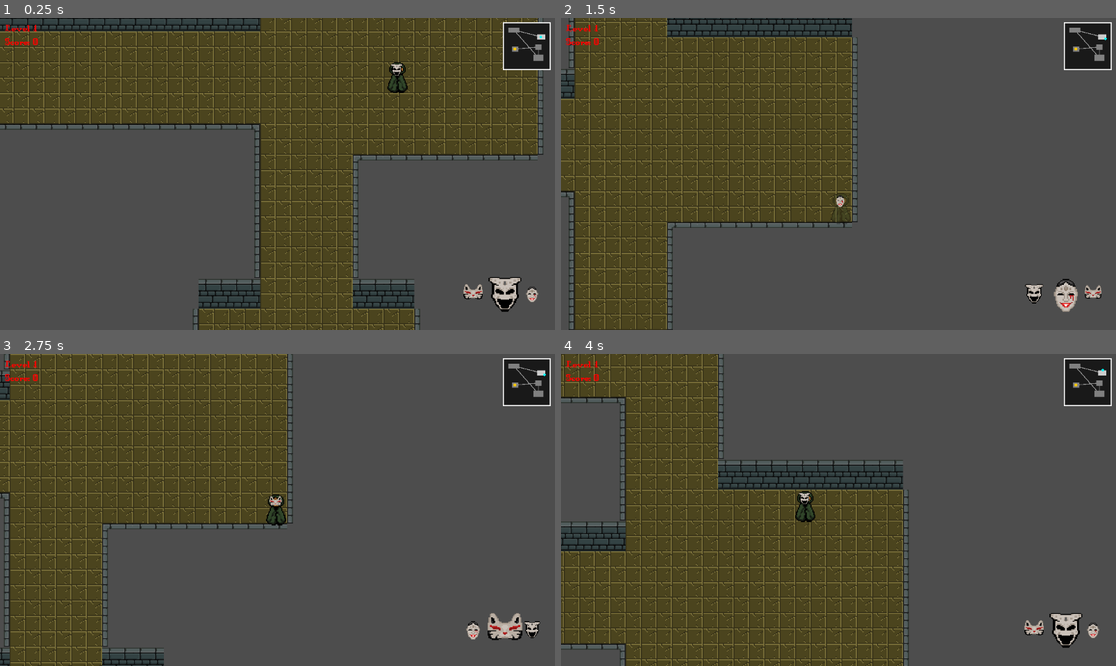
Above: before the commit, frames 1-4 (two rows, left to right).
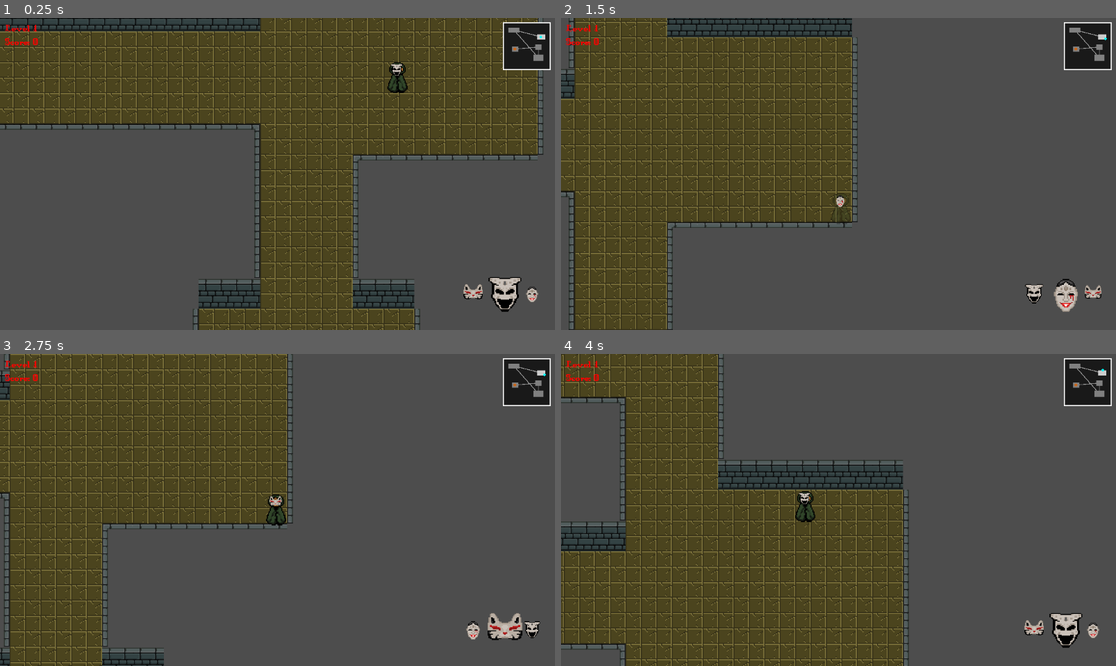
Above: after the commit, the same moments.

Repository: afilipovski/masked-descent
Game: Godot game, scene res://scenes/main.tscn
Same seed, same stepped clock (60 frames per second), same inputs: the game is played once before the commit and once after it.
Inputs:
- Up to frame 1 (0.25 s): no input
- Up to frame 2 (1.5 s): tap Enter (ui_accept) at 0.5, 0.77 s; hold D (move_right) 0.53-1.28 s; hold Tab (cycle_mask) 0.53-1.28 s; hold S (move_down) from 1.28 s (still down); tap Shift (sprint) at 1.35 s
- Up to frame 3 (2.75 s): tap Enter (ui_accept) at 1.52 s; release S (move_down) at 2.03 s; hold D (move_right) from 2.03 s (still down); hold Tab (cycle_mask) from 2.03 s (still down)
- Up to frame 4 (4 s): release D (move_right) at 2.78 s; release Tab (cycle_mask) at 2.78 s; hold W (move_up) 2.78-3.53 s; tap Shift (sprint) at 2.85 s; tap Enter (ui_accept) at 3.02, 3.77 s; hold A (move_left) from 3.53 s (still down); hold Tab (cycle_mask) from 3.53 s (still down)

The runs differ from the first frame. In frame 1, less than 0.1% of the frame differs, in the area x 92-94%, y 9-11%; in frame 2, less than 0.1%; in frame 3, less than 0.1%; in frame 4, less than 0.1%.

Commit message:
Set up trapdoor system

Diff:
--- a/scenes/main.tscn
+++ b/scenes/main.tscn
@@ -19,6 +19,7 @@
 [ext_resource type="Texture2D" uid="uid://5wk2217drca7" path="res://assets/wall-w.png" id="7_wall_w"]
 [ext_resource type="Texture2D" uid="uid://clc2l7mydwmgc" path="res://assets/wall-corner-ne.png" id="8_wall_ne"]
 [ext_resource type="Texture2D" uid="uid://dux32kp2atja0" path="res://assets/wall-corner-nw.png" id="9_wall_nw"]
+[ext_resource type="Texture2D" path="res://assets/door.png" id="10_door"]
 
 [sub_resource type="TileSetAtlasSource" id="TileSetAtlasSource_0e48y"]
 texture = ExtResource("1_o6xl0")
@@ -68,6 +69,12 @@
 
 [sub_resource type="TileSetAtlasSource" id="TileSetAtlasSource_wall_nw"]
 texture = ExtResource("9_wall_nw")
+texture_region_size = Vector2i(32, 32)
+0:0/0 = 0
+0:0/0/physics_layer_0/polygon_0/points = PackedVector2Array(-16, -16, 16, -16, 16, 16, -16, 16)
+
+[sub_resource type="TileSetAtlasSource" id="TileSetAtlasSource_door"]
+texture = ExtResource("10_door")
 texture_region_size = Vector2i(32, 32)
 0:0/0 = 0
 0:0/0/physics_layer_0/polygon_0/points = PackedVector2Array(-16, -16, 16, -16, 16, 16, -16, 16)
@@ -84,6 +91,7 @@
 sources/6 = SubResource("TileSetAtlasSource_wall_w")
 sources/7 = SubResource("TileSetAtlasSource_wall_ne")
 sources/8 = SubResource("TileSetAtlasSource_wall_nw")
+sources/9 = SubResource("TileSetAtlasSource_door")
 
 [sub_resource type="CircleShape2D" id="CircleShape2D_4vge2"]
 
--- a/scripts/character_body_2d.gd
+++ b/scripts/character_body_2d.gd
@@ -8,6 +8,7 @@
 const SPRINT_MULTIPLIER = 1.8
 const FIRE_COOLDOWN = 0.5 # Seconds between shots
 const STAIRS_SOURCE = 2
+const DOOR_SOURCE = 9
 
 @export var max_health: int = 10
 @export var wall_collision_damage: int = 2
@@ -80,6 +81,7 @@
 		velocity.y = move_toward(velocity.y, 0, SPEED)
 
 	move_and_slide()
+	_check_door_collision()
 	check_stairs()
 
 	if sprite:
@@ -142,8 +144,21 @@
 		var tile_pos = tilemap.local_to_map(position)
 		var tile_source = tilemap.get_cell_source_id(0, tile_pos)
 
+		# Only allow descending on stairs (not door)
 		if tile_source == STAIRS_SOURCE:
 			descend_to_next_level()
+
+func _check_door_collision() -> void:
+	var tilemap = get_parent().get_node_or_null("TileMap")
+	if not tilemap or not tilemap.has_method("is_door_position"):
+		return
+
+	var tile_pos = tilemap.local_to_map(position)
+	if tilemap.is_door_position(tile_pos):
+		# Push player back from door
+		var door_world_pos = tilemap.map_to_local(tile_pos)
+		var push_direction = (position - door_world_pos).normalized()
+		position += push_direction * 2.0
 
 func descend_to_next_level() -> void:
 	var tilemap = get_parent().get_node_or_null("TileMap")
--- a/scripts/dungeon_generator.gd
+++ b/scripts/dungeon_generator.gd
@@ -20,14 +20,19 @@
 const WALL_W_SOURCE = 6
 const WALL_NE_SOURCE = 7
 const WALL_NW_SOURCE = 8
+const DOOR_SOURCE = 9
 const ATLAS_COORDS = Vector2i(0, 0)
 
 const ENEMY_SCENE = preload("res://scenes/enemies/dwarf.tscn")
 
 var rooms: Array[Rect2i] = []
 var room_connections: Array[Vector2i] = []
+var door_position: Vector2i = Vector2i.ZERO
+var total_enemies: int = 0
+var door_open: bool = false
 
 signal dungeon_generated(rooms_data: Array[Rect2i], stairs_position: Vector2i, connections: Array[Vector2i])
+signal door_opened()
 
 func _ready():
 	generate_dungeon()
@@ -36,6 +41,8 @@
 	clear()
 	rooms.clear()
 	room_connections.clear()
+	door_open = false
+	total_enemies = 0
 
 	fill_with_walls()
 
@@ -61,8 +68,8 @@
 	# Phase 2: Texture walls with appropriate tile types
 	texture_walls()
 
-	place_stairs()
-	spawn_enemies()
+	place_door()
+	total_enemies = spawn_enemies()
 
 
 	var stairs_pos = Vector2i.ZERO
@@ -70,7 +77,7 @@
 		stairs_pos = get_room_center(rooms[-1])
 
 	dungeon_generated.emit(rooms, stairs_pos, room_connections)
-	print("Generated dungeon with ", rooms.size(), " rooms")
+	print("Generated dungeon with ", rooms.size(), " rooms and ", total_enemies, " enemies")
 
 func fill_with_walls():
 	for x in range(-map_width / 2, map_width / 2):
@@ -152,7 +159,7 @@
 
 		for cell in used_cells:
 			var source_id = get_cell_source_id(0, cell)
-			if source_id == FLOOR_SOURCE or source_id == STAIRS_SOURCE:
+			if source_id == FLOOR_SOURCE or source_id == STAIRS_SOURCE or source_id == DOOR_SOURCE:
 				continue
 
 			# Check if this wall is surrounded by floor on opposite sides
@@ -178,7 +185,7 @@
 	for cell in used_cells:
 		var source_id = get_cell_source_id(0, cell)
 		# Only texture wall tiles
-		if source_id != FLOOR_SOURCE and source_id != STAIRS_SOURCE:
+		if source_id != FLOOR_SOURCE and source_id != STAIRS_SOURCE and source_id != DOOR_SOURCE:
 			var wall_type = get_wall_type_for_position(cell)
 			set_cell(0, cell, wall_type, ATLAS_COORDS)
 
@@ -233,18 +240,18 @@
 		return map_to_local(center)
 	return Vector2.ZERO
 
-func place_stairs():
+func place_door():
 	if rooms.size() > 0:
 		var last_room = rooms[-1]
-		var stairs_pos = get_room_center(last_room)
-		set_cell(0, stairs_pos, STAIRS_SOURCE, ATLAS_COORDS)
-		print("Placed stairs at: ", stairs_pos)
-
-func spawn_enemies():
+		door_position = get_room_center(last_room)
+		set_cell(0, door_position, DOOR_SOURCE, ATLAS_COORDS)
+		print("Placed door at: ", door_position)
+
+func spawn_enemies() -> int:
 	clear_existing_enemies()
 
-	var total_enemies = 0
-	# Skip first room (player spawn) and last room (stairs)
+	var enemies_spawned = 0
+	# Skip first room (player spawn) and last room (door)
 	for i in range(1, rooms.size() - 1):
 		var room = rooms[i]
 		var room_area = room.size.x * room.size.y
@@ -256,10 +263,12 @@
 			var enemy_instance = ENEMY_SCENE.instantiate()
 			var spawn_pos = get_random_position_in_room(room)
 			enemy_instance.global_position = map_to_local(spawn_pos)
-			get_parent().add_child(enemy_instance)
-			total_enemies += 1
-
-	print("Total enemies spawned: ", total_enemies)
+			enemy_instance.tree_exited.connect(_on_enemy_died)
+			get_parent().add_child.call_deferred(enemy_instance)
+			enemies_spawned += 1
+
+	print("Total enemies spawned: ", enemies_spawned)
+	return enemies_spawned
 
 func get_random_position_in_room(room: Rect2i) -> Vector2i:
 	var x = randi_range(room.position.x + 1, room.position.x + room.size.x - 2)
@@ -274,3 +283,29 @@
 func regenerate():
 	generate_dungeon()
 	get_tree().call_group(Groups.PLAYER, "reset_position")
+
+func _on_enemy_died():
+	if door_open:
+		return
+
+	var enemies_alive = get_tree().get_nodes_in_group(Groups.ENEMY).size()
+	var enemies_killed = total_enemies - enemies_alive
+	var kill_percentage = float(enemies_killed) / float(total_enemies) if total_enemies > 0 else 0.0
+
+	print("Enemies killed: ", enemies_killed, "/", total_enemies, " (", int(kill_percentage * 100), "%)")
+
+	if kill_percentage >= 0.30:
+		open_door()
+
+func open_door():
+	if door_open:
+		return
+
+	door_open = true
+	# Replace door with stairs
+	set_cell(0, door_position, STAIRS_SOURCE, ATLAS_COORDS)
+	print("Door opened! Stairs revealed at: ", door_position)
+	door_opened.emit()
+
+func is_door_position(pos: Vector2i) -> bool:
+	return pos == door_position and not door_open
--- a/scripts/minimap.gd
+++ b/scripts/minimap.gd
@@ -5,6 +5,7 @@
 @export var room_color = Color(0.5, 0.5, 0.5)
 @export var background_color = Color(0.1, 0.1, 0.1)
 @export var stairs_color = Color(1, 0.8, 0)
+@export var door_color = Color(0.8, 0.4, 0.1)
 @export var current_room_color = Color(0.8, 0.8, 0.8)
 @export var corridor_color = Color(0.6, 0.6, 0.6)
 @export var player_color = Color(0, 1, 1)
@@ -15,6 +16,7 @@
 var room_connections: Array[Vector2i] = []
 var map_bounds = Rect2i()
 var stairs_position = Vector2i.ZERO
+var door_open: bool = false
 var current_room_index = -1
 var player: Node2D = null
 var tilemap: TileMap = null
@@ -28,6 +30,10 @@
 	await get_tree().process_frame
 	player = get_tree().get_first_node_in_group(Groups.PLAYER)
 	tilemap = get_tree().get_first_node_in_group(Groups.TILEMAP)
+
+	# Connect to door opened signal
+	if tilemap and tilemap.has_signal("door_opened"):
+		tilemap.door_opened.connect(_on_door_opened)
 
 func update_minimap_size() -> void:
 	var viewport_size = get_viewport_rect().size
@@ -71,6 +77,7 @@
 	rooms = new_rooms
 	stairs_position = new_stairs_position
 	room_connections = connections
+	door_open = false
 	calculate_map_bounds()
 	queue_redraw()
 
@@ -149,7 +156,12 @@
 		return
 
 	var stairs_minimap_pos = dungeon_to_minimap(Vector2(stairs_position))
-	draw_circle(stairs_minimap_pos, 3.0, stairs_color)
+	var color = stairs_color if door_open else door_color
+	draw_circle(stairs_minimap_pos, 3.0, color)
+
+func _on_door_opened():
+	door_open = true
+	queue_redraw()
 
 func _draw_player():
 	if not player or not tilemap:
Binary file added: assets/door.png
Not shown, added: assets/door.png.import
